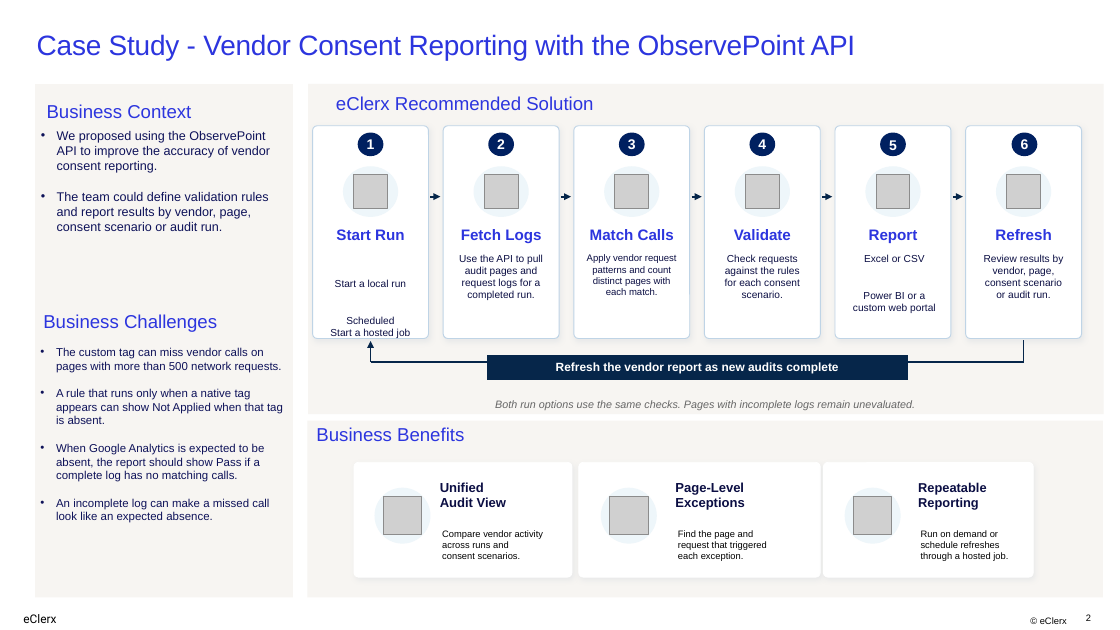
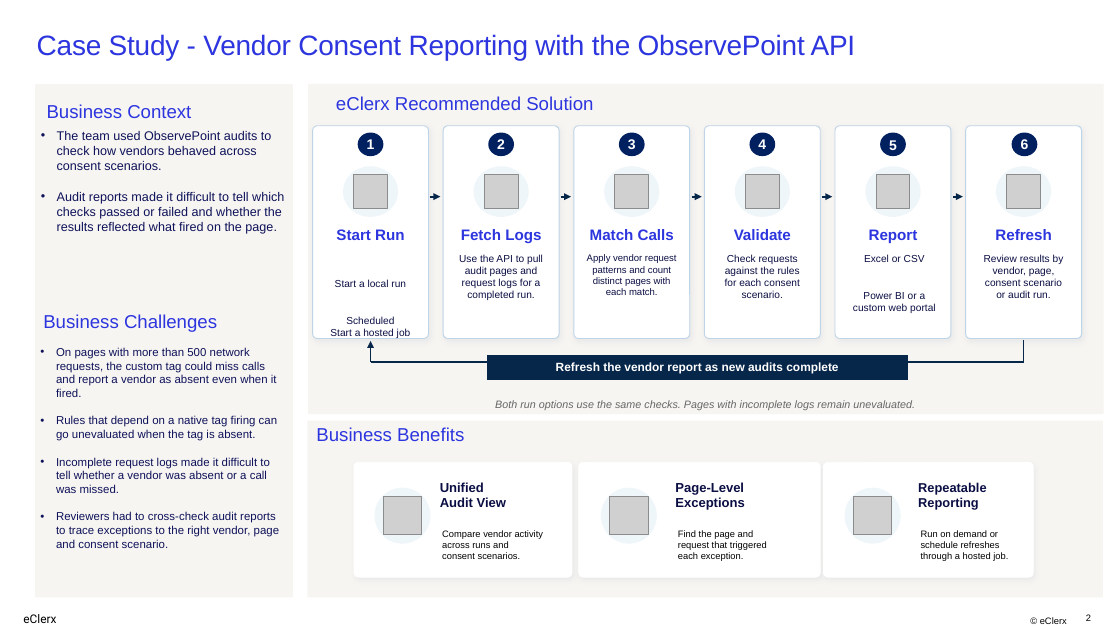
Before and after one commit to analyticsExperiment/FinalFirePower, a slide deck: slide 2 of Sky Sports ObservePoint Use Cases - Revised.pptx. Drawn at 1120x630 pixels with LibreOffice and Linux fonts; fonts in the diff are those of the drawing; grey boxes stand for pictures. Boxes give left, top, right and bottom in pixels: in the first picture for what was removed or moved away, otherwise in the second. Text is boxed around its words. In the diff, an @@ line names an element or a change of style, - is before the commit and + after.

Commit message:
Update ObservePoint use case reporting context

```diff
--- a/Sky Sports ObservePoint Use Cases - Revised.pptx
+++ b/Sky Sports ObservePoint Use Cases - Revised.pptx
@@ text at (x1=57, y1=131, x2=284, y2=234): text changed @@
-• We proposed using the ObservePoint API to improve the accuracy of vendor consent reporting.
-• The team could define validation rules and report results by vendor, page, consent scenario or audit run.
+• The team used ObservePoint audits to check how vendors behaved across consent scenarios.
+• Audit reports made it difficult to tell which checks passed or failed and whether the results reflected what fired on the page.
@@ text at (x1=56, y1=416, x2=280, y2=548): text changed @@
-• The custom tag can miss vendor calls on pages with more than 500 network requests.
-• A rule that runs only when a native tag appears can show Not Applied when that tag is absent.
-• When Google Analytics is expected to be absent, the report should show Pass if a complete log has no matching calls.
-• An incomplete log can make a missed call look like an expected absence.
+• On pages with more than 500 network requests, the custom tag could miss calls and report a vendor as absent even when it fired.
+• Rules that depend on a native tag firing can go unevaluated when the tag is absent.
+• Incomplete request logs made it difficult to tell whether a vendor was absent or a call was missed.
+• Reviewers had to cross-check audit reports to trace exceptions to the right vendor, page and consent scenario.
```
